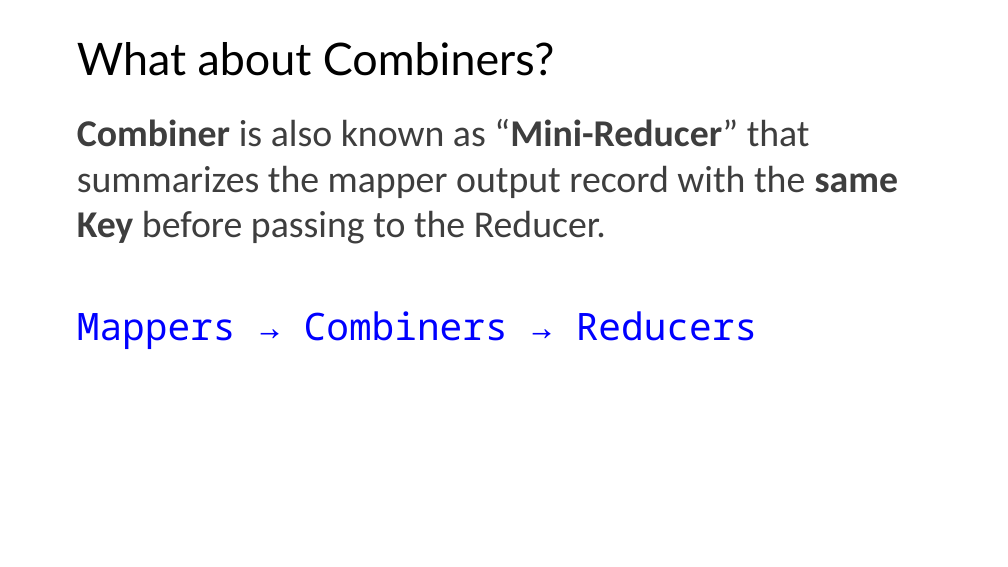
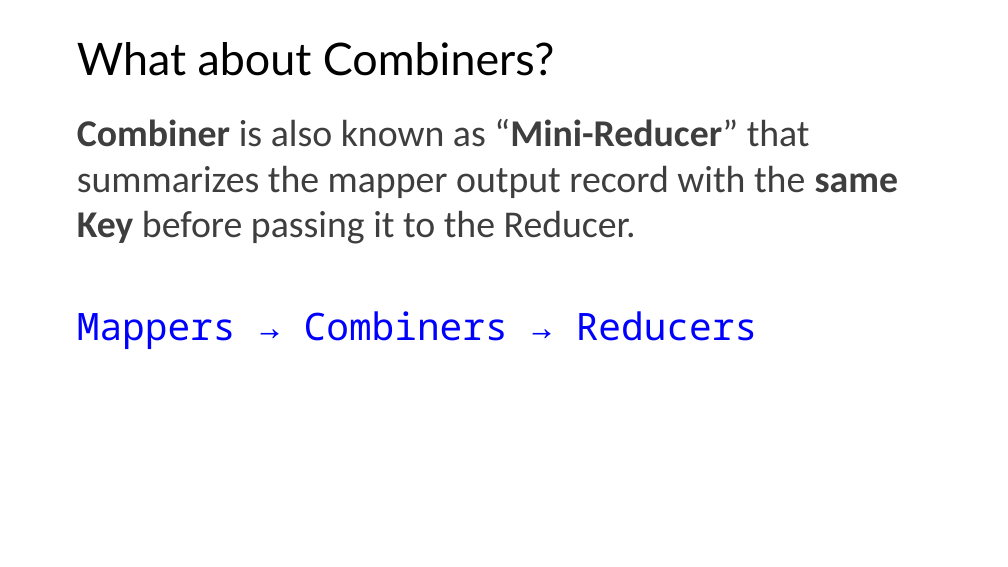
Before and after one commit to mahmoudparsian/big-data-modeling, a slide deck: slide 9 of slides/mapreduce/mapreduce_by_Mahmoud_Parsian/09_combiners_in_mapreduce.pptx. Drawn at 1008x567 pixels with LibreOffice and Linux fonts; fonts in the diff are those of the drawing; background and template pictures are left out. Boxes give left, top, right and bottom in pixels: in the first picture for what was removed or moved away, otherwise in the second. Text is boxed around its words. In the diff, an @@ line names an element or a change of style, - is before the commit and + after.

```diff
--- a/slides/mapreduce/mapreduce_by_Mahmoud_Parsian/09_combiners_in_mapreduce.pptx
+++ b/slides/mapreduce/mapreduce_by_Mahmoud_Parsian/09_combiners_in_mapreduce.pptx
@@ text at <box>77,119,898,244</box>: text changed @@
-Combiner is also known as “Mini-Reducer” that summarizes the mapper output record with the same Key before passing to the Reducer.
+Combiner is also known as “Mini-Reducer” that summarizes the mapper output record with the same Key before passing it to the Reducer.
```
Also in this commit, not shown: 7 other slides changed, 11 other files.
